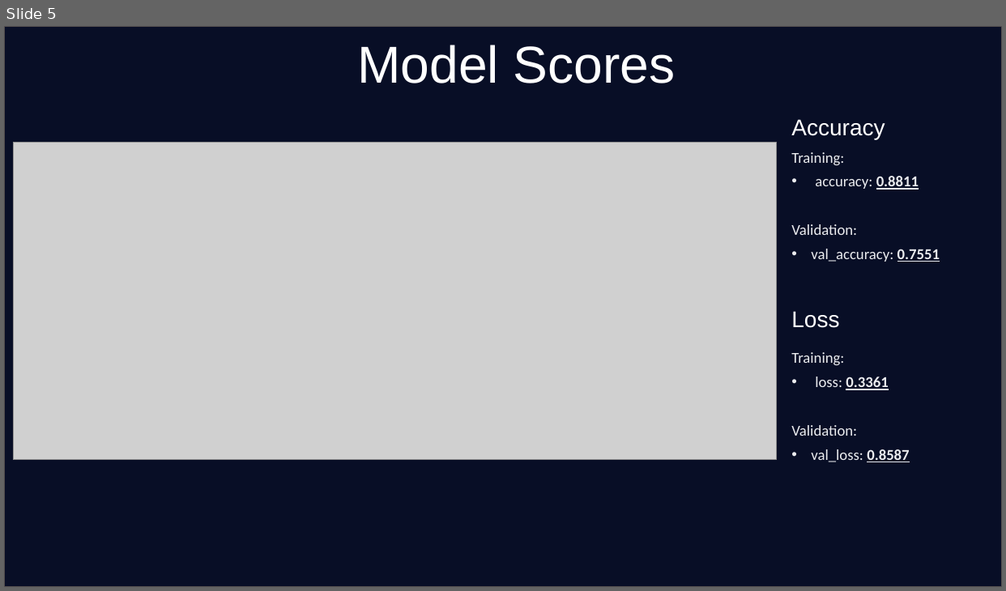
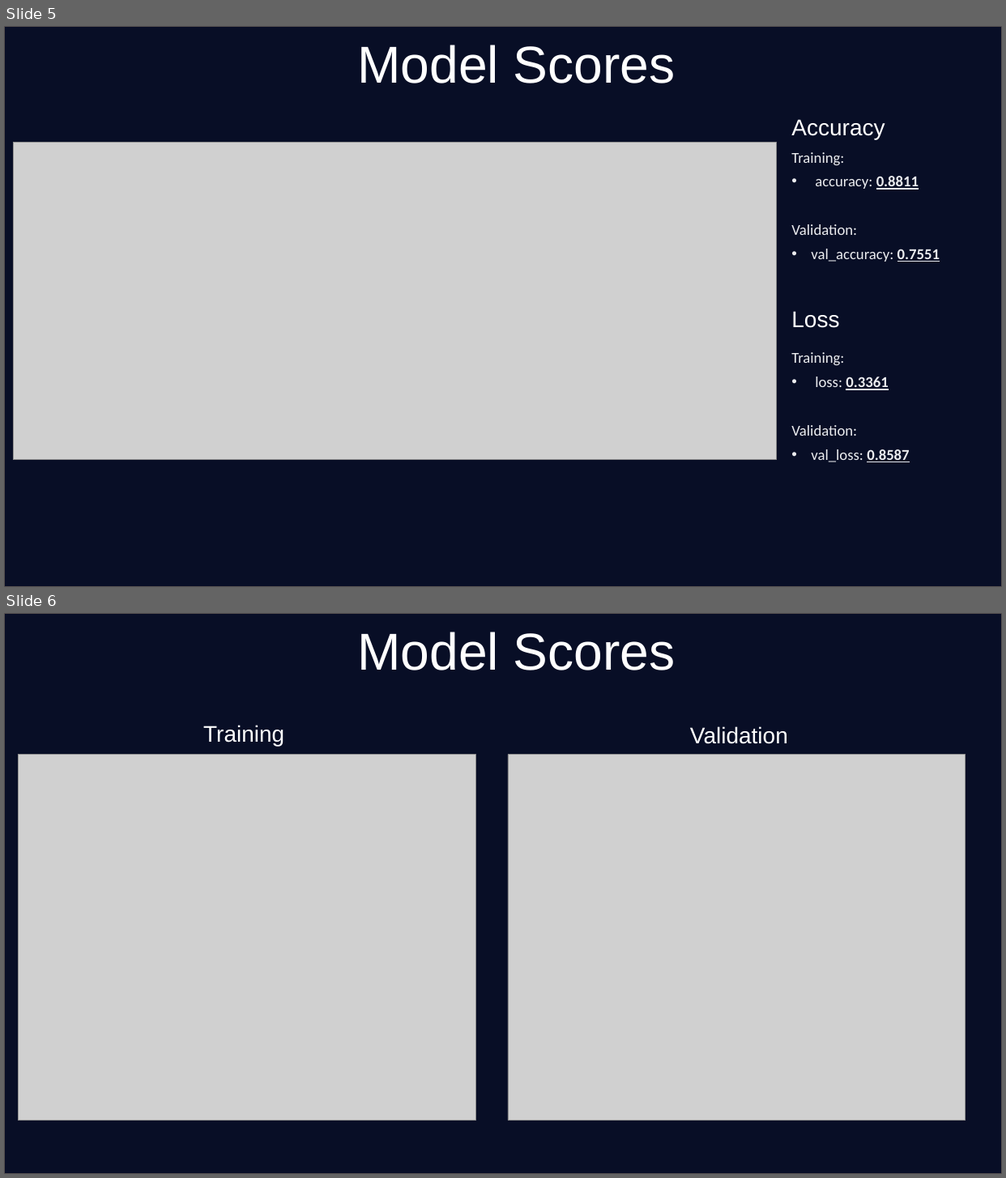
Before and after one commit to lnexistent/Image_Classification, a slide deck: Classification_Project.pptx. Shown one above the other, each under a label of ours: slide 5 before the commit, slides 5 and 6 after it. The pictures are 1006x591 and 1006x1178 pixels, drawn with LibreOffice and Linux fonts; fonts in the diff are those of the drawing; grey boxes stand for pictures. Boxes give left, top, right and bottom in pixels: in the first picture for what was removed or moved away, otherwise in the second. Text is boxed around its words. In the diff, an @@ line names an element or a change of style, - is before the commit and + after.

```diff
--- a/Classification_Project.pptx
+++ b/Classification_Project.pptx
@@ slide 6 added at box(4, 613, 1002, 1174), background #FFFFFF @@
@@ rectangle added at box(4, 613, 1002, 1174), fill #080E26, outline #565151 1.09 pt @@
@@ text added at box(357, 632, 675, 671), 60 pt, text #FFFFFF @@
+Model Scores
@@ text added at box(203, 725, 284, 746), 26.2 pt, text #FFFFFF @@
+Training
@@ text added at box(690, 726, 788, 744), 26.2 pt, text #FFFFFF @@
+Validation
@@ picture added at box(19, 755, 475, 1121) @@
@@ picture added at box(508, 755, 965, 1121) @@
```
Also in this commit, not shown: 1 slide changed.
